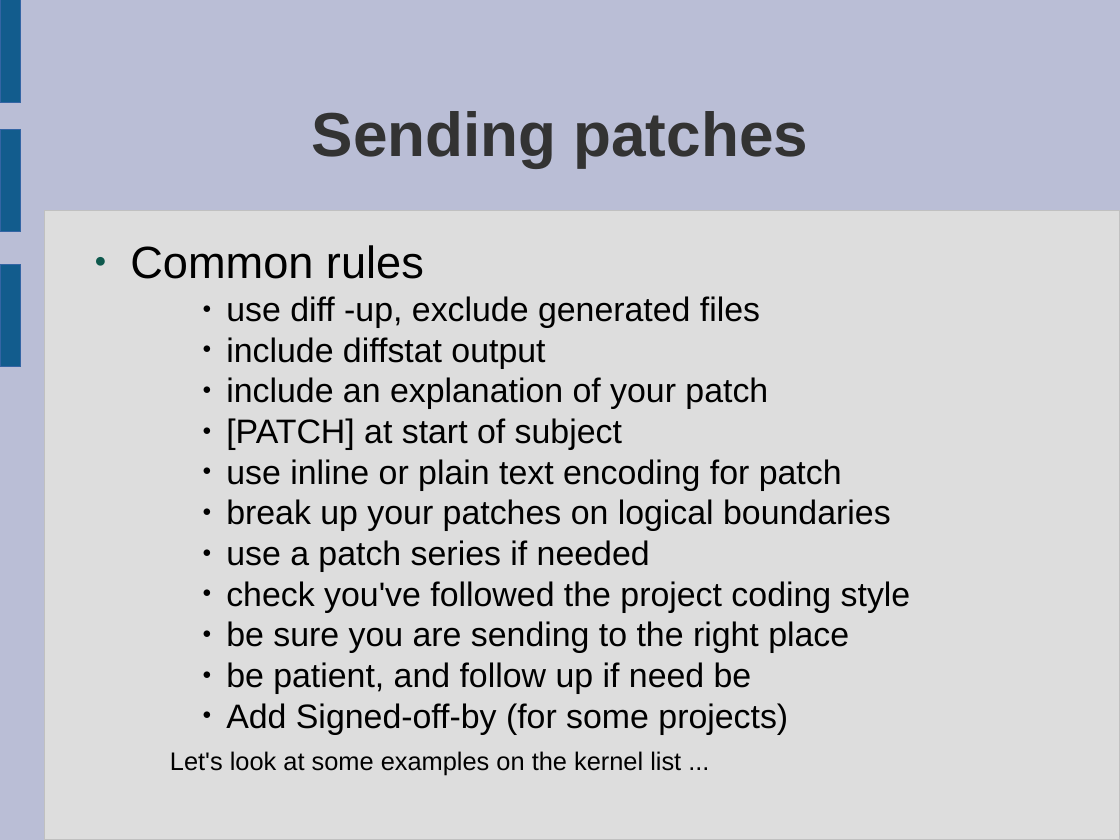
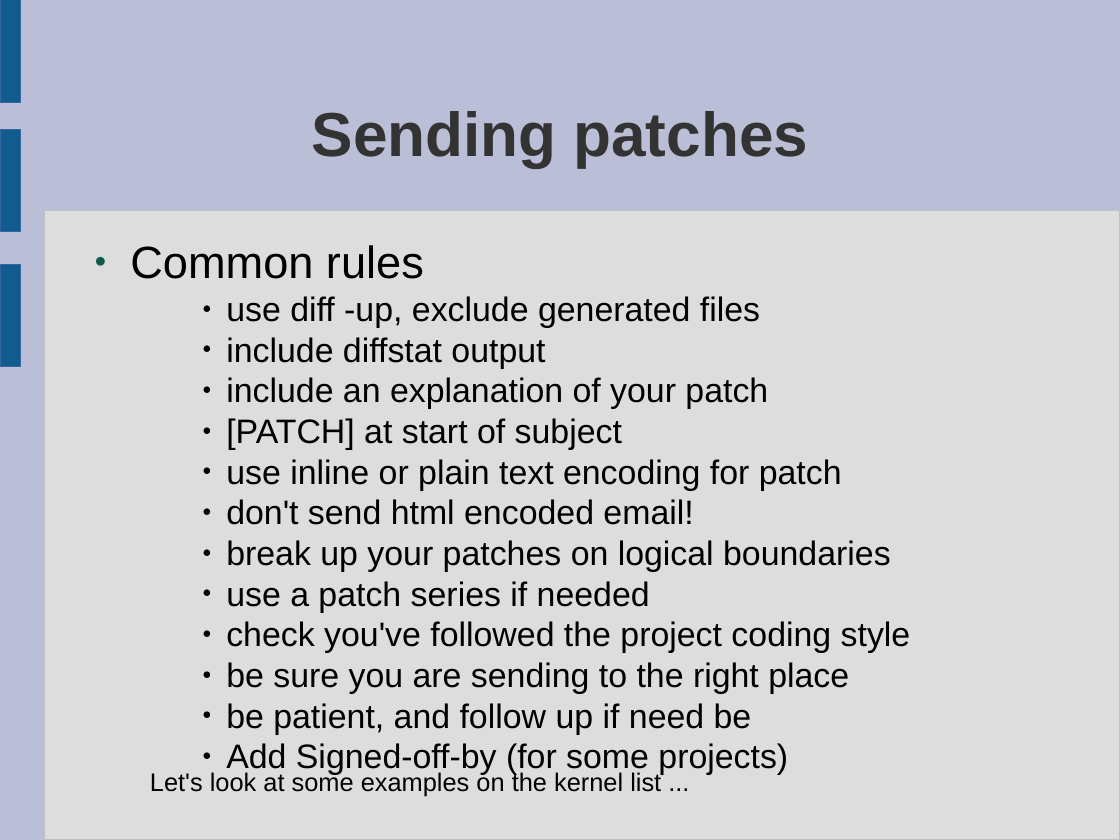
Before and after one commit to laurencesmart/comp8440, a slide deck: slide 4 of lectures/source_code_management.odp. Drawn at 1120x840 pixels with LibreOffice and Linux fonts; fonts in the diff are those of the drawing. Boxes give left, top, right and bottom in pixels: in the first picture for what was removed or moved away, otherwise in the second. Text is boxed around its words. In the diff, an @@ line names an element or a change of style, - is before the commit and + after.

```diff
--- a/lectures/source_code_management.odp
+++ b/lectures/source_code_management.odp
@@ text at (226, 499, 693, 525): paragraph added @@
+    ● don't send html encoded email!
@@ text "Let's look at some examples ...": place and size @@
-text "Let's look at some examples ..." at (170, 751, 681, 775)
+text "Let's look at some examples ..." at (150, 771, 661, 797)
```
Also in this commit, not shown: 1 other slide changed, 6 other files.
